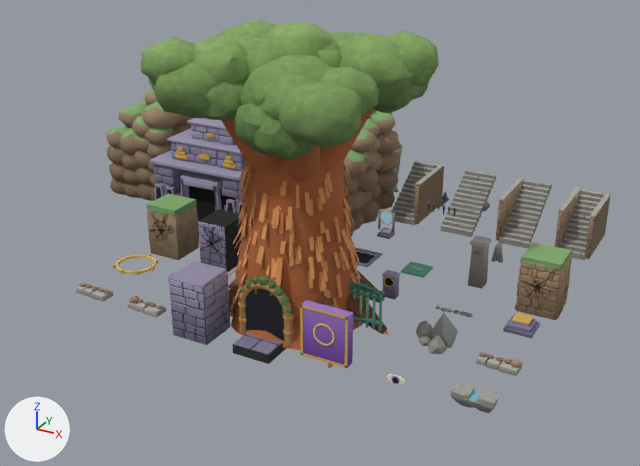
What one commit did to the Blender file art/blender/lugares.blend.
Camera for both pictures: a 50 mm lens placed at (30.6, -51.8, 21.6), pointed at (8.8, -12.1, 1.8). Every picture has the same lights, and +X, +Y and +Z are marked at lower left. The first picture is the older version.

Objects in the first picture: 'escalinata_e', 'escalinata_medio', 'escalinata_o', 'escalinata_sola', 'fachada_templo', 'muro_agrietado', 'muro_agrietado_risco', 'muro_agrietado_templo', 'quenoa_entrada', 'reja', 'santuario_pared', 'sello_losa', 'vertiente_pico' and 19 more.
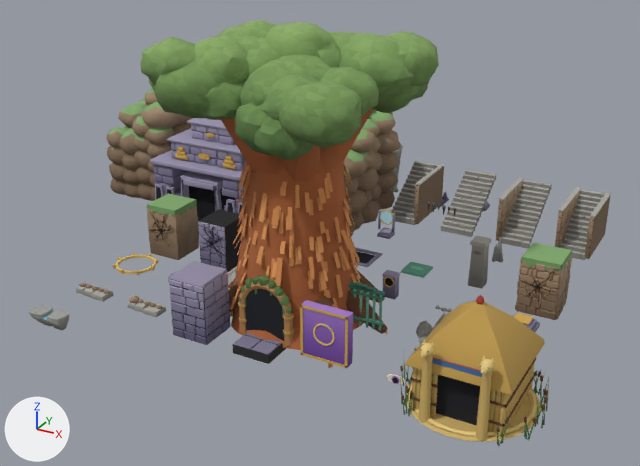
Pixel boxes [x1, y1, x2, y2] of what changed, in the pictures (640 x 466 px):
'totora_entrada', added (brown)
    after: [400, 295, 549, 446]
'vertiente_pico', moved
    before: [450, 382, 500, 413]
    after: [29, 305, 69, 330]

What changed in the scene script:
```text
Add me_totora_entrada:
    me_totora_entrada.from_pydata(...)  # 2300 vertices, 1887 faces; spans x -3.32..3.17, y -2.88..3.33, z -0.11..5.15
    me_totora_entrada.polygons.foreach_set('use_smooth', [True] * 1887)
    me_totora_entrada.materials.append(mat_paleta)  # picture img_palette_png
Change ob_vertiente_pico:
    ob_vertiente_pico.location: (21.0, -21.0, 0.0) -> (0.0, -24.5, 0.0)
Add ob_totora_entrada:
    ob_totora_entrada = bpy.data.objects.new('totora_entrada', me_totora_entrada)
    ob_totora_entrada.location = (21.0, -21.0, 0.0)
```
